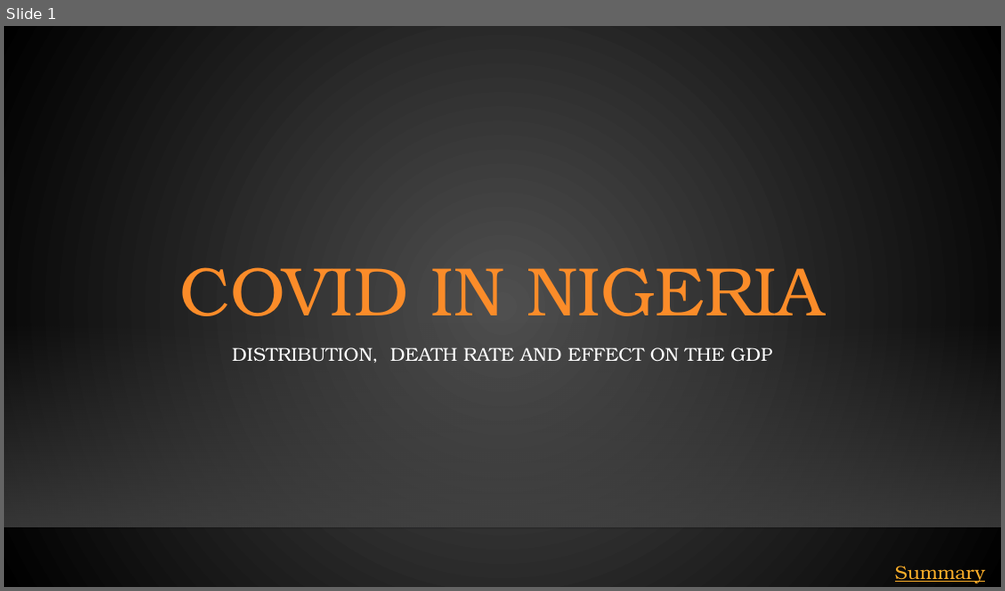
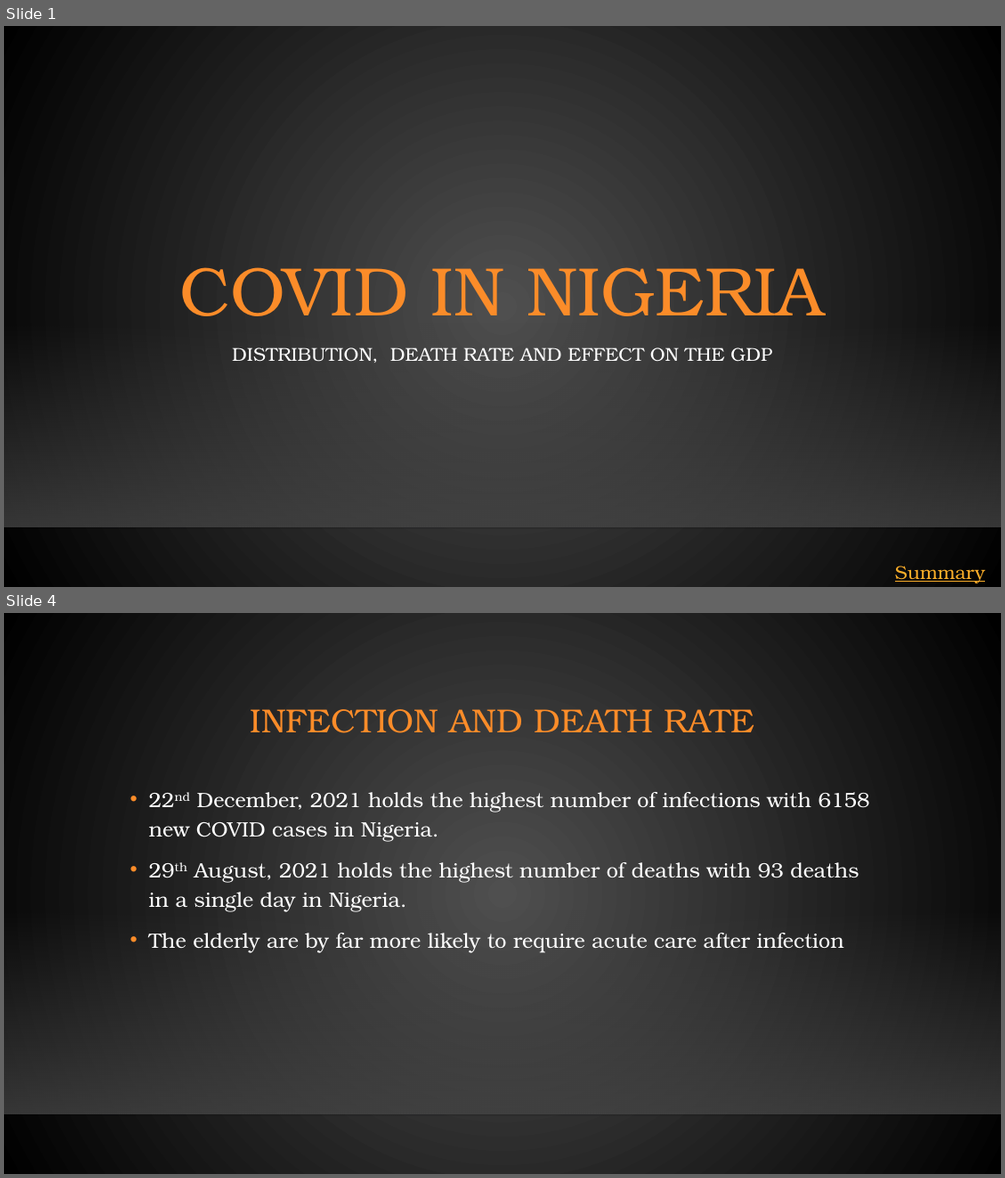
Before and after one commit to Yusufteppei/Nigeria-COVID-19-Data-Analysis-Using-Python, a slide deck: EXECUTIVE SUMMARY.pptx. Shown one above the other, each under a label of ours: slide 1 before the commit, slides 1 and 4 after it; the slides between them are not shown. The pictures are 1005x591 and 1005x1178 pixels, drawn with LibreOffice and Linux fonts; fonts in the diff are those of the drawing; background and template pictures are left out. Boxes give left, top, right and bottom in pixels: in the first picture for what was removed or moved away, otherwise in the second. Text is boxed around its words. In the diff, an @@ line names an element or a change of style, - is before the commit and + after.

```diff
--- a/EXECUTIVE SUMMARY.pptx
+++ b/EXECUTIVE SUMMARY.pptx
@@ slide 4 added at (4,613,1001,1174), background gradient #505050 to #000000; not listed: 2 template elements that a slide beside it also shows @@
@@ title added at (250,709,755,733), 32 pt, text #FB8C29 @@
+INFECTION AND DEATH RATE
@@ text added at (149,792,870,952), 20 pt, text #FFFFFF @@
+• 22nd December, 2021 holds the highest number of infections with 6158 new COVID cases in Nigeria.
+• 29th August, 2021 holds the highest number of deaths with 93 deaths in a single day in Nigeria.
+• The elderly are by far more likely to require acute care after infection
```
Also in this commit, not shown: 3 slides changed, 3 other slides added, 5 slides removed, 1 other file.
